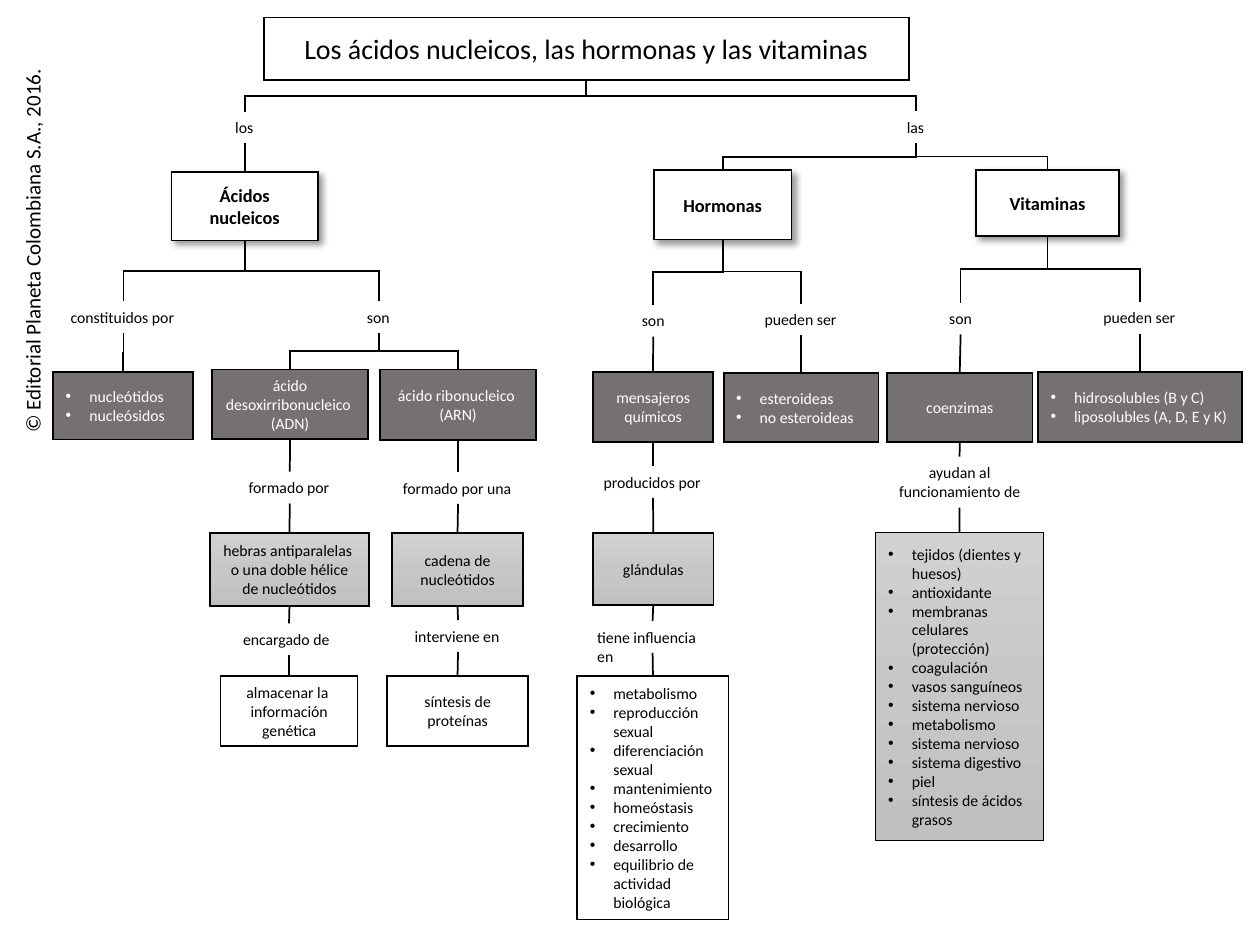
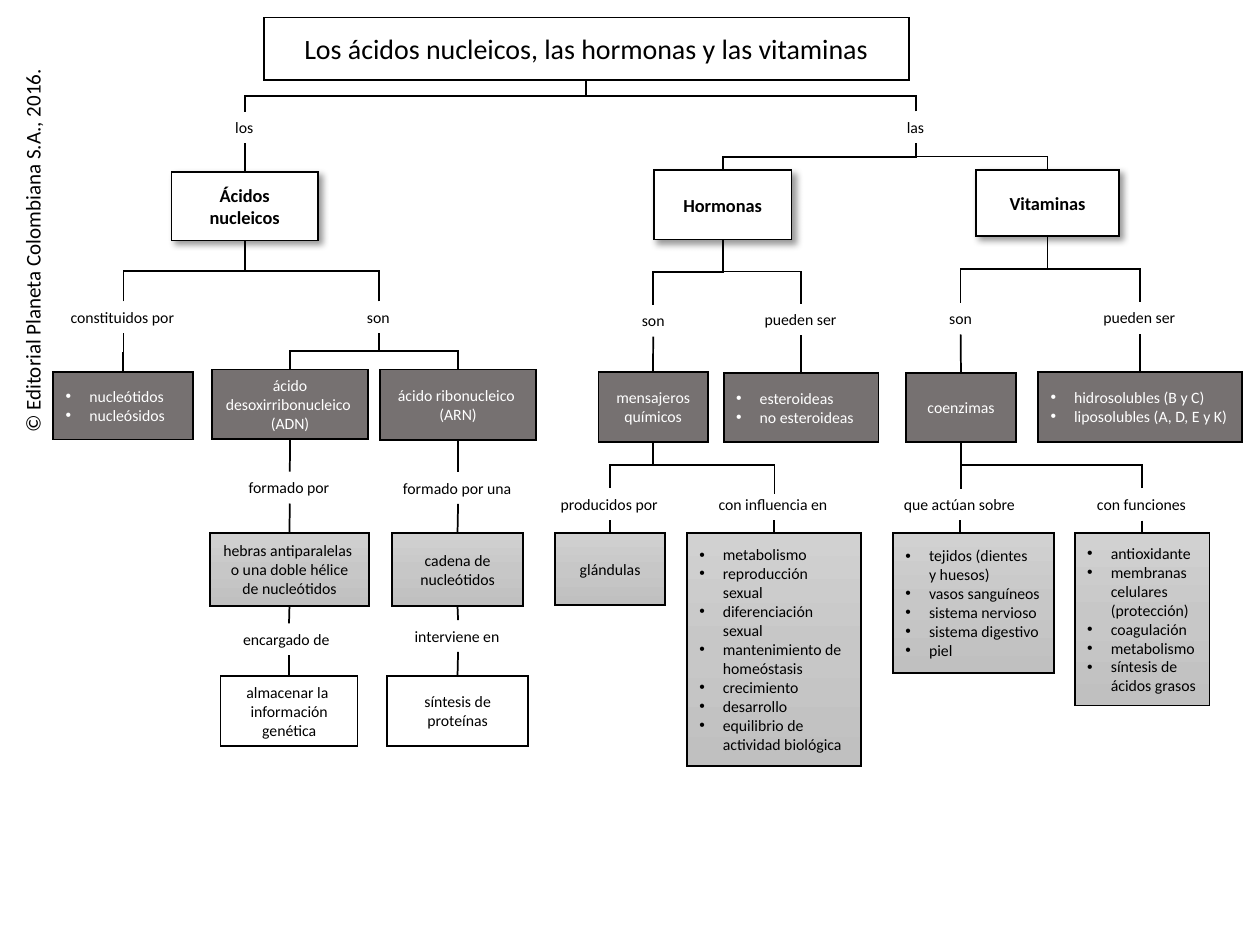
Before and after one commit to AulaPlanetaColombia/CienciasNaturales, a slide deck: slide 1 of fuentes/contenidos/grado11/guion16/CN__11_16_CO.pptx. Drawn at 1260x945 pixels with LibreOffice and Linux fonts; fonts in the diff are those of the drawing; background and template pictures are left out. Boxes give left, top, right and bottom in pixels: in the first picture for what was removed or moved away, otherwise in the second. Text is boxed around its words. In the diff, an @@ line names an element or a change of style, - is before the commit and + after.

Commit message:
29/07 - 1
CN_11_06_CO

```diff
--- a/fuentes/contenidos/grado11/guion16/CN__11_16_CO.pptx
+++ b/fuentes/contenidos/grado11/guion16/CN__11_16_CO.pptx
@@ rectangle "mensajeros químicos": place and size @@
-rectangle "mensajeros químicos" at bbox=[593, 372, 713, 442]
+rectangle "mensajeros químicos" at bbox=[598, 372, 708, 442]
@@ rectangle "coenzimas": place and size @@
-rectangle "coenzimas" at bbox=[887, 373, 1033, 442]
+rectangle "coenzimas" at bbox=[906, 373, 1016, 442]
@@ line moved from (653, 442) - (653, 466) to (653, 442) - (610, 489) @@
@@ line (653, 442) - (610, 489): line to elbow line @@
@@ elbow line added from (1143, 489) to (961, 442), #000000 1 pt @@
@@ elbow line added from (653, 465) to (774, 493), #000000 1 pt @@
@@ text removed at bbox=[899, 467, 1020, 497] @@
-ayudan al funcionamiento de
@@ line moved from (960, 508) - (960, 533) to (961, 465) - (961, 489) @@
@@ text "producidos por": place and size @@
-text "producidos por" at bbox=[604, 477, 701, 491]
+text "producidos por" at bbox=[561, 499, 658, 513]
@@ text at bbox=[719, 499, 827, 510]: text changed @@
-tiene influencia en
+con influencia en
@@ text added at bbox=[904, 499, 1015, 513], 9 pt, text #000000 @@
+que actúan sobre
@@ text added at bbox=[1097, 499, 1186, 510], 9 pt, text #000000 @@
+con funciones
@@ rectangle "glándulas": place and size @@
-rectangle "glándulas" at bbox=[593, 533, 714, 606]
+rectangle "glándulas" at bbox=[556, 533, 665, 606]
@@ line moved from (653, 498) - (653, 533) to (610, 520) - (610, 533) @@
@@ rectangle "metabolismo": place and size @@
-rectangle "metabolismo" at bbox=[577, 675, 728, 920]
+rectangle "metabolismo" at bbox=[687, 533, 861, 766]
@@ rectangle "metabolismo" at bbox=[687, 533, 861, 766]: fill #FFFFFF to gradient #D2D2D2 to #C8C8C8 to #C0C0C0 @@
@@ line moved from (653, 605) - (653, 621) to (774, 520) - (774, 533) @@
@@ rectangle "tejidos (dientes y huesos)": place and size @@
-rectangle "tejidos (dientes y huesos)" at bbox=[876, 533, 1043, 840]
+rectangle "tejidos (dientes y huesos)" at bbox=[893, 533, 1053, 673]
@@ rectangle "tejidos (dientes y huesos)" at bbox=[893, 533, 1053, 673]: outline #000000 0.5 pt to #000000 1 pt @@
@@ line moved from (960, 442) - (960, 456) to (960, 520) - (960, 533) @@
@@ rectangle added at bbox=[1075, 533, 1210, 706], fill gradient #D2D2D2 to #C8C8C8 to #C0C0C0, outline #000000 1 pt, 9 pt, text #000000 @@
+• antioxidante
+• membranas celulares (protección)
+• coagulación
+• metabolismo
+• síntesis de ácidos grasos
@@ line added from (1143, 520) to (1143, 533), #000000 1 pt @@
@@ text in rectangle at bbox=[912, 587, 992, 676]: paragraphs removed @@
-• antioxidante
-• membranas celulares (protección)
-• coagulación
@@ line removed from (653, 653) to (653, 675) @@
@@ text in rectangle at bbox=[723, 644, 841, 674]: text changed @@
-• mantenimiento
-• homeóstasis
+• mantenimiento de homeóstasis
@@ text in rectangle at bbox=[912, 700, 1019, 730]: paragraphs removed @@
-• sistema nervioso
-• metabolismo
@@ text in rectangle at bbox=[912, 795, 1023, 828]: paragraph removed @@
-• síntesis de ácidos grasos
```
